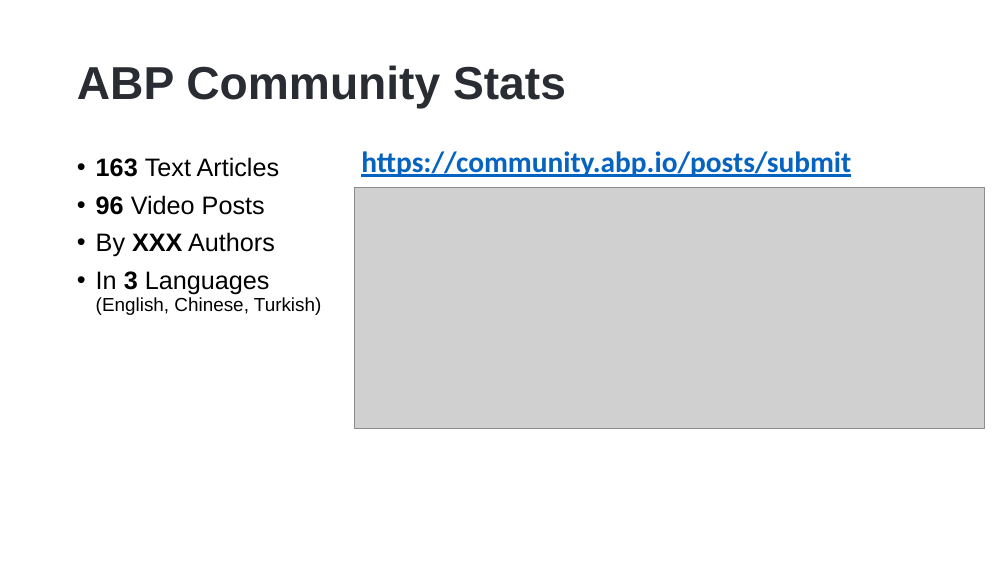
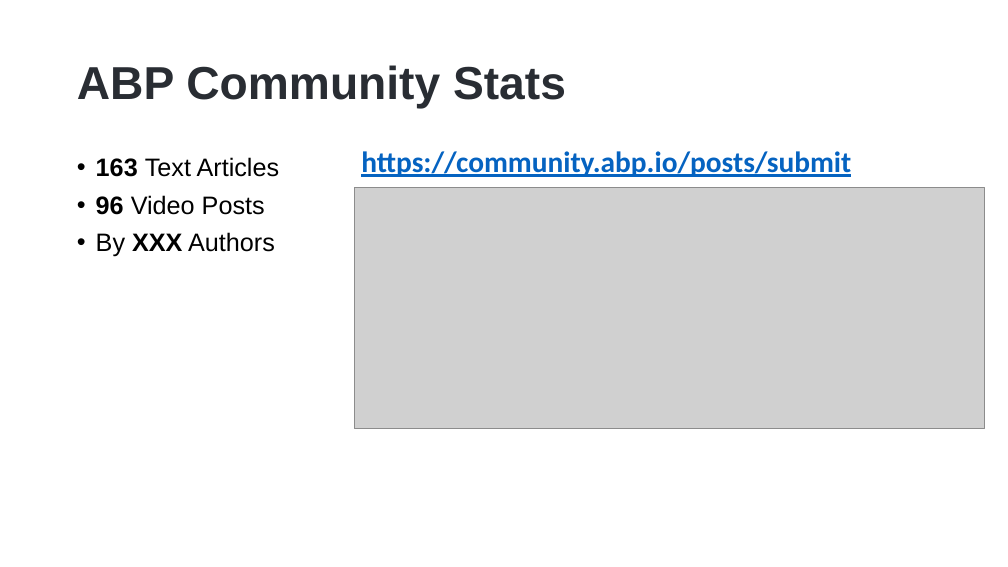
Before and after one commit to hikalkan/presentations, a slide deck: slide 9 of 2023-07-27 ABP Community Talks 2023.5/ABP Mobile Options.pptx. Drawn at 1008x567 pixels with LibreOffice and Linux fonts; fonts in the diff are those of the drawing; grey boxes stand for pictures; background and template pictures are left out. Boxes give left, top, right and bottom in pixels: in the first picture for what was removed or moved away, otherwise in the second. Text is boxed around its words. In the diff, an @@ line names an element or a change of style, - is before the commit and + after.

```diff
--- a/2023-07-27 ABP Community Talks 2023.5/ABP Mobile Options.pptx
+++ b/2023-07-27 ABP Community Talks 2023.5/ABP Mobile Options.pptx
@@ text at box(96, 271, 322, 315): paragraph removed @@
-• In 3 Languages
-  (English, Chinese, Turkish)
```
Also in this commit, not shown: 1 other slide changed.
